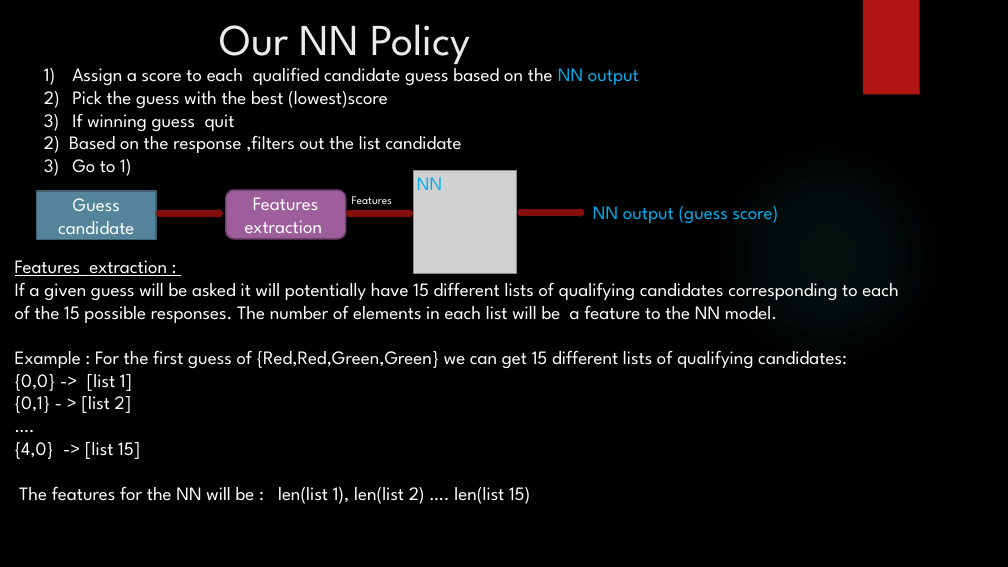
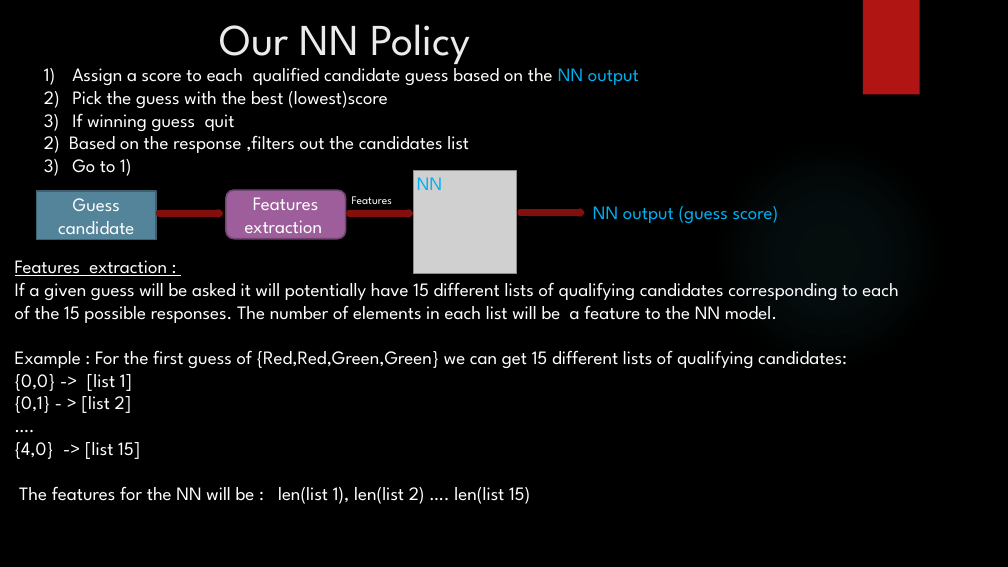
Before and after one commit to gilsh2/final_ai_project, a slide deck: slide 11 of ai_final_project_mastermind.pptx. Drawn at 1008x567 pixels with LibreOffice and Linux fonts; fonts in the diff are those of the drawing; grey boxes stand for pictures; background and template pictures are left out. Boxes give left, top, right and bottom in pixels: in the first picture for what was removed or moved away, otherwise in the second. Text is boxed around its words. In the diff, an @@ line names an element or a change of style, - is before the commit and + after.

```diff
--- a/ai_final_project_mastermind.pptx
+++ b/ai_final_project_mastermind.pptx
@@ text at (44,130,469,153): text changed @@
-2) Based on the response ,filters out the list candidate
+2) Based on the response ,filters out the candidates list
```
Also in this commit, not shown: 4 other slides changed.
